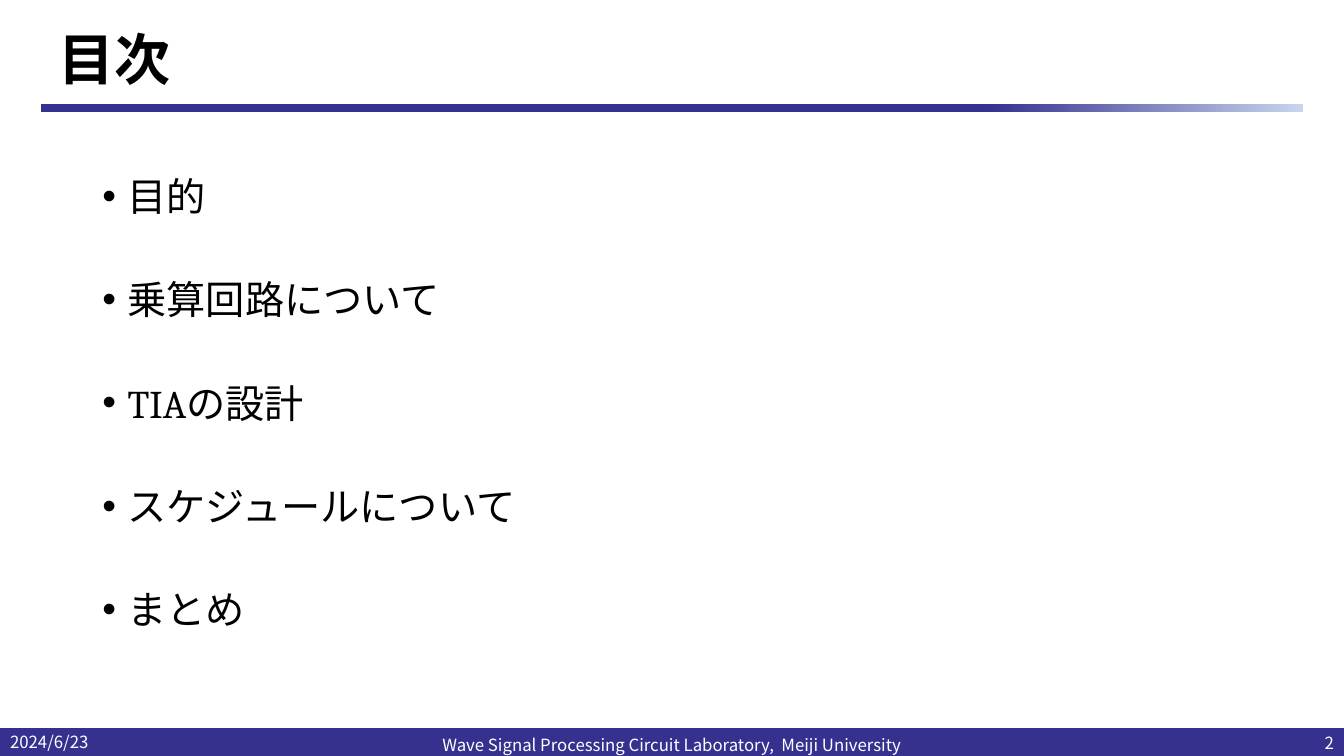
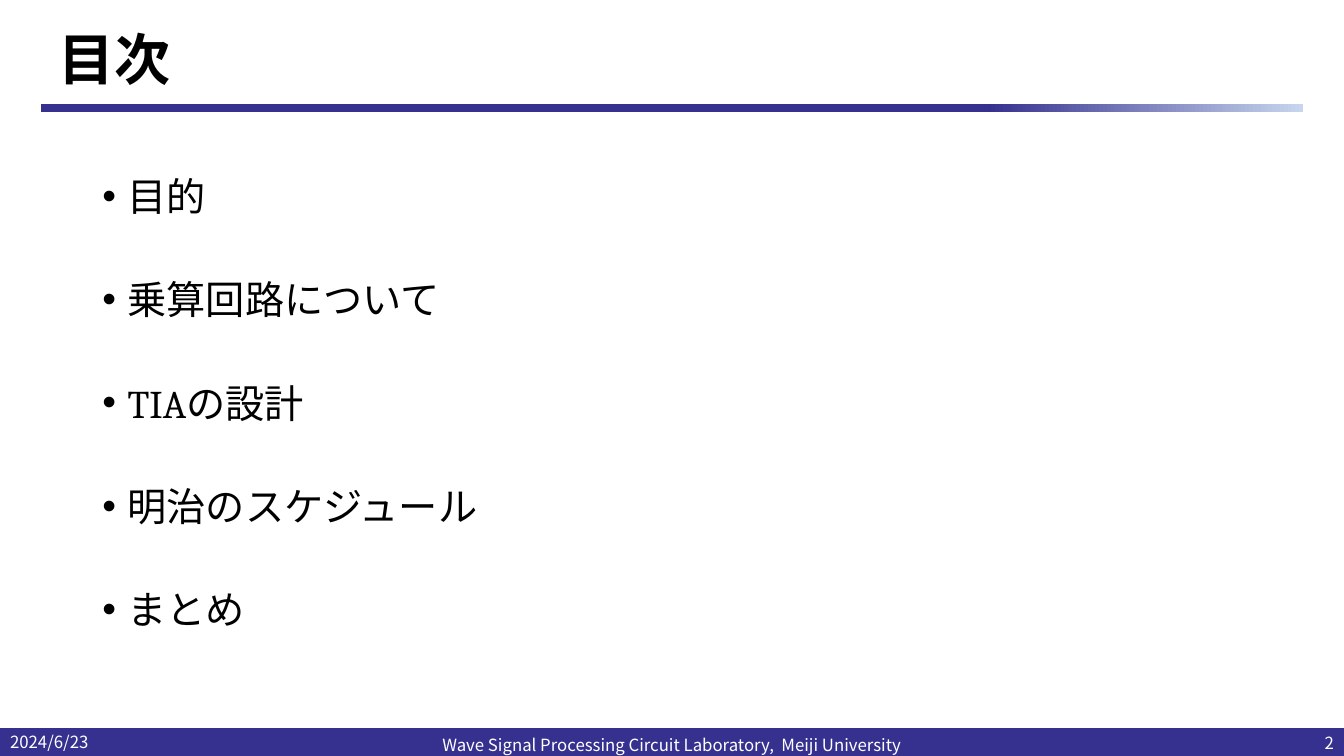
Before and after one commit to kjm-desktop10400/reserch, a slide deck: slide 2 of IHP_2024/明治大の現状報告20240624.pptx. Drawn at 1344x756 pixels with LibreOffice and Linux fonts; fonts in the diff are those of the drawing; background and template pictures are left out. Boxes give left, top, right and bottom in pixels: in the first picture for what was removed or moved away, otherwise in the second. Text is boxed around its words. In the diff, an @@ line names an element or a change of style, - is before the commit and + after.

```diff
--- a/IHP_2024/明治大の現状報告20240624.pptx
+++ b/IHP_2024/明治大の現状報告20240624.pptx
@@ text at [128, 488, 478, 525]: text changed @@
-• スケジュールについて
+• 明治のスケジュール
```
Also in this commit, not shown: 1 other slide changed, 2 slides added, 1 other file.
